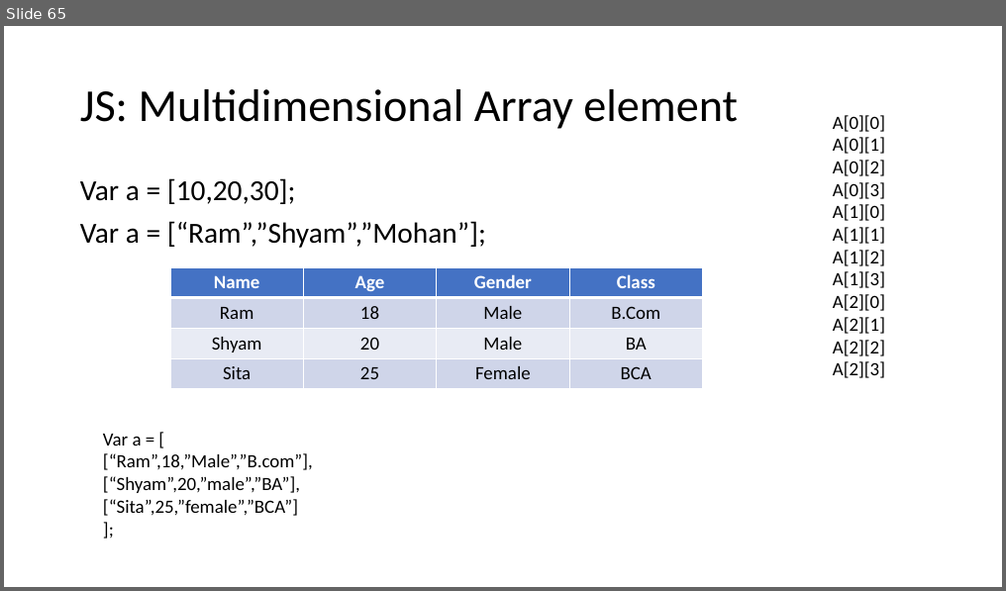
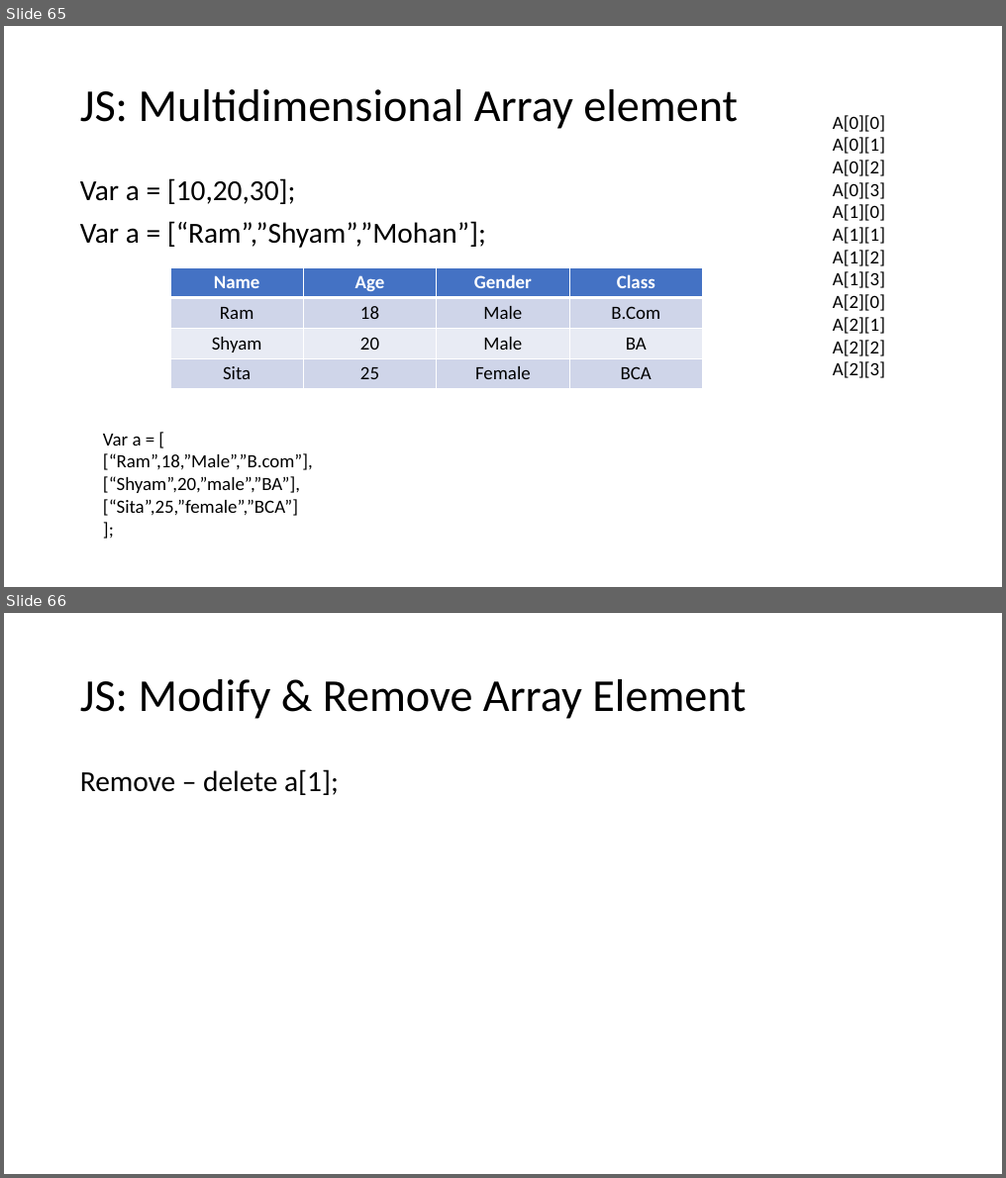
Before and after one commit to PiyushChaturvedii/Batch04, a slide deck: JavaScript.pptx. Shown one above the other, each under a label of ours: slide 65 before the commit, slides 65 and 66 after it. The pictures are 1006x591 and 1006x1178 pixels, drawn with LibreOffice and Linux fonts; fonts in the diff are those of the drawing. Boxes give left, top, right and bottom in pixels: in the first picture for what was removed or moved away, otherwise in the second. Text is boxed around its words. In the diff, an @@ line names an element or a change of style, - is before the commit and + after.

Commit message:
arrayMethod

```diff
--- a/JavaScript.pptx
+++ b/JavaScript.pptx
@@ slide 66 added at (x1=4, y1=613, x2=1002, y2=1174), background #FFFFFF @@
@@ title added at (x1=80, y1=679, x2=746, y2=719), 44 pt, text #000000 @@
+JS: Modify & Remove Array Element
@@ text added at (x1=80, y1=769, x2=339, y2=795), 28 pt, text #000000 @@
+Remove – delete a[1];
```
Also in this commit, not shown: 4 other slides added, 2 other files.
